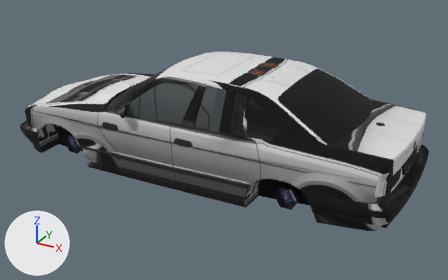
The glTF model public/models/e34-525i/e34-body.glb as it was, and as the next commit left it.
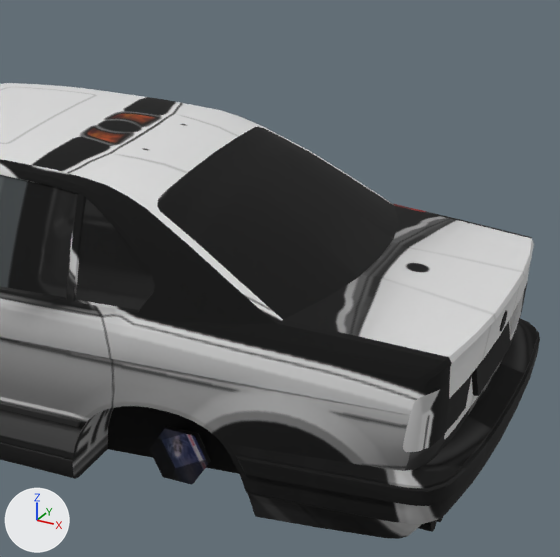
Each version is shown whole from a 50 mm camera at (4.06, -6.67, 3.86) aimed at (0.41, -0.03, 0.54), then close up on the part from 48% to 97% of the width and 7% to 85% of the height. The axes (+X, +Y, +Z) are drawn at lower left. The lights are the same throughout. The first two pictures are the older version. Vertices at exactly the same position are counted once.

The scene before the commit, as lines of its bpy script (objects in view):
```python
me_e34_body_0_mesh = bpy.data.meshes.new('e34-body-0-Mesh')
me_e34_body_0_mesh.from_pydata(...)  # 1347 vertices, 2072 faces; spans x -2.52..2.82, y -1.01..1.01, z 0.19..1.58
me_e34_body_0_mesh.materials.append(mat_body_interior)  # picture img_basecolor_3
me_e34_body_17_mesh = bpy.data.meshes.new('e34-body-17-Mesh')
me_e34_body_17_mesh.from_pydata(...)  # 3164 vertices, 5552 faces; spans x -2.6..2.93, y -1.1..1.1, z 0.13..1.6
me_e34_body_17_mesh.materials.append(mat_body_white)  # picture img_basecolor_4
me_e34_body_24_mesh = bpy.data.meshes.new('e34-body-24-Mesh')
me_e34_body_24_mesh.from_pydata(...)  # 24 vertices, 40 faces; spans x 2.76..2.827, y -0.722..0.722, z 0.72..0.897
me_e34_body_24_mesh.materials.append(mat_body_white)  # picture img_basecolor_4
ob_e34_body_0 = bpy.data.objects.new('e34-body-0', me_e34_body_0_mesh)
ob_e34_body_0.location = (0.0, 0.0, 0.0)
ob_e34_body_17 = bpy.data.objects.new('e34-body-17', me_e34_body_17_mesh)
ob_e34_body_17.location = (0.0, 0.0, 0.0)
ob_e34_body_24 = bpy.data.objects.new('e34-body-24', me_e34_body_24_mesh)
ob_e34_body_24.location = (0.0, 0.0, 0.0)
# also in view: 'e34-body-21' at (2.75, 0.0, 0.85); 'e34-body-25' at (2.48, 0.0, 0.92); 'e34-body-19' at (0.6, 0.0, 1.26); 'e34-body-18' at (0.5, 0.0, 1.26)
```
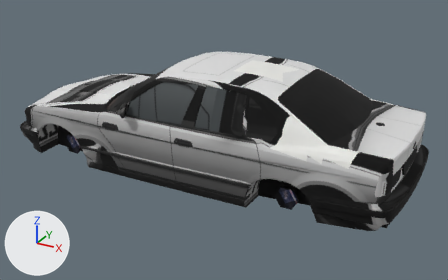
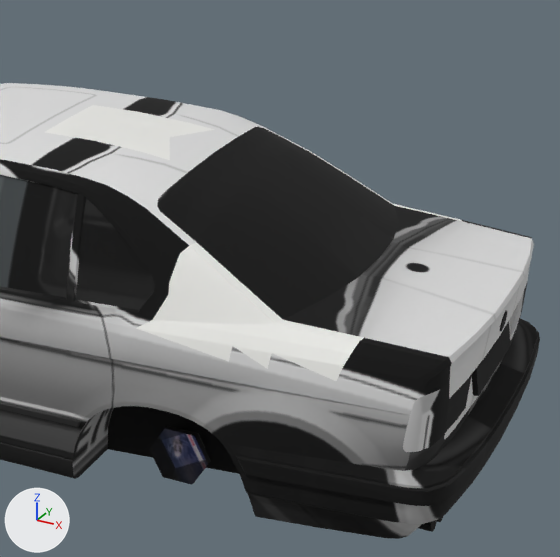
Diff of the bpy script that builds the scene:
```diff
--- a/public/models/e34-525i/e34-body.glb.py
+++ b/public/models/e34-525i/e34-body.glb.py
@@ mat_body_paint_correction @@
+mat_body_paint_correction = principled_material('body-paint-correction')
+mat_body_paint_correction.base_color = (0.82, 0.82, 0.79)  # white #eaeae6
+mat_body_paint_correction.metallic = 0.05
+mat_body_paint_correction.roughness = 0.72
@@ me_e34_body_17_mesh @@
 me_e34_body_17_mesh.from_pydata(...)  # 3164 vertices, 5552 faces; spans x -2.6..2.93, y -1.1..1.1, z 0.13..1.6
 # used by ob_e34_body_17; location = (0.0, 0.0, 0.0)
+# me_e34_body_17_mesh part 1: 81 faces spanning x 0.66..2.44, y -0.96..0.98, z 0.95..1.6 switch from mat_body_white (picture img_basecolor_4) to mat_body_paint_correction (white #eaeae6)
```

Location of each change, [x1, y1, x2, y2] in pixels of the close-ups (560 x 557 px):
part 1 of me_e34_body_17_mesh, recoloured: [46, 105, 462, 381] in both
